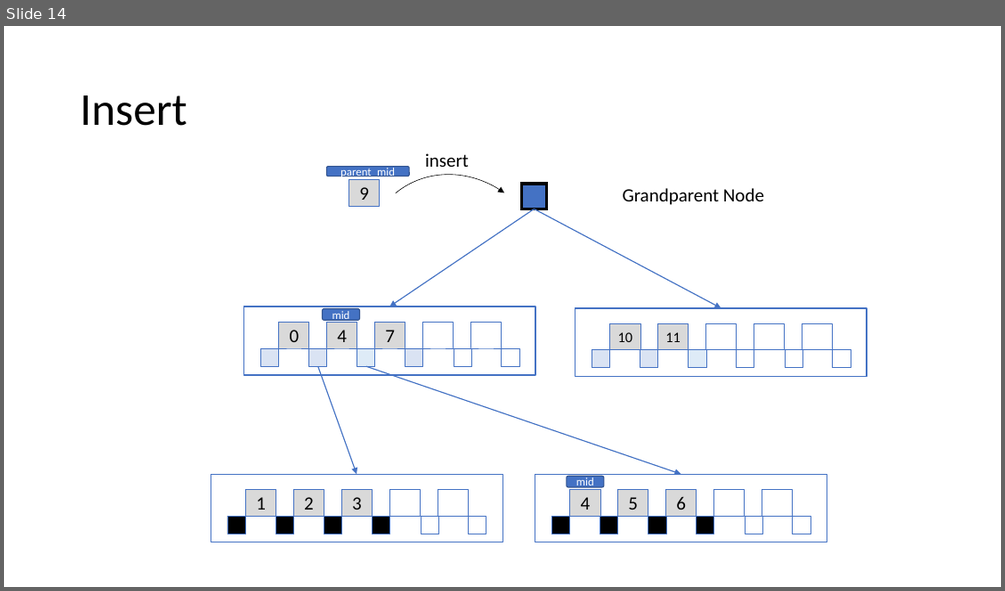
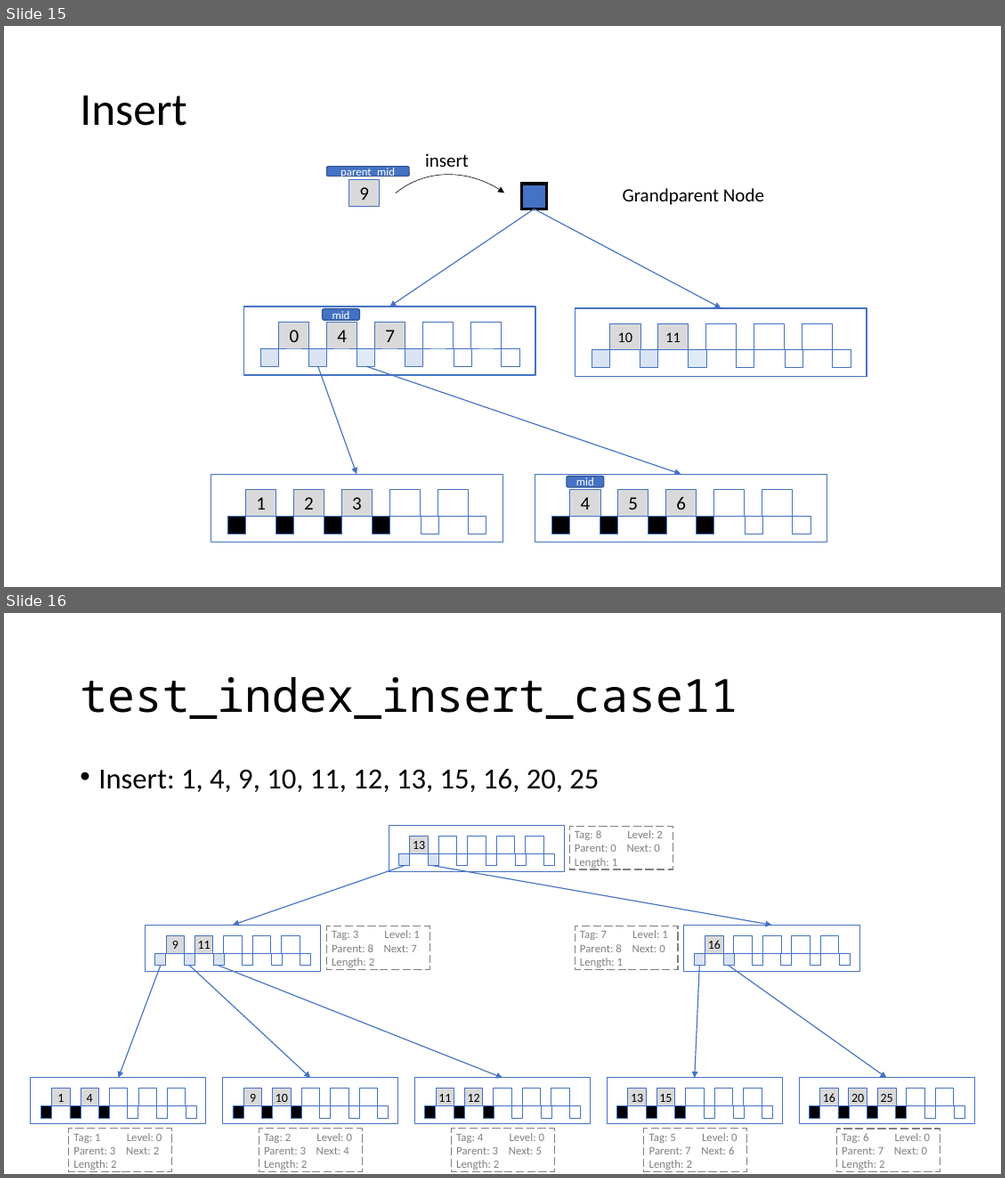
Before and after one commit to az801590/FacileDB, a slide deck: FacileDB.pptx. Shown one above the other, each under a label of ours: slide 14 before the commit, slides 15 and 16 after it. The pictures are 1005x591 and 1005x1178 pixels, drawn with LibreOffice and Linux fonts; fonts in the diff are those of the drawing. Boxes give left, top, right and bottom in pixels: in the first picture for what was removed or moved away, otherwise in the second. Text is boxed around its words. In the diff, an @@ line names an element or a change of style, - is before the commit and + after.

Commit message:
restructure search function and create testcases for insertion

```diff
--- a/FacileDB.pptx
+++ b/FacileDB.pptx
@@ slide 16 added at bbox=[4, 613, 1001, 1174], background #FFFFFF @@
@@ title added at bbox=[80, 677, 737, 719], 44 pt, text #000000 @@
+test_index_insert_case11
@@ text added at bbox=[98, 769, 599, 792], 28 pt, text #000000 @@
+• Insert: 1, 4, 9, 10, 11, 12, 13, 15, 16, 20, 25
@@ rectangle added at bbox=[569, 826, 672, 869], fill #FFFFFF, outline #808080 1 pt dashed, 11 pt, text #808080 @@
+Tag: 8 Level: 2
+Parent: 0 Next: 0
+Length: 1
@@ arrow added from (404, 866) to (233, 925), #4472C4 1 pt @@
@@ arrow added from (433, 866) to (772, 925), #4472C4 1 pt @@
@@ group added at bbox=[389, 826, 565, 872]: 12 rectangles @@
+13
@@ rectangle added at bbox=[326, 926, 429, 970], fill #FFFFFF, outline #808080 1 pt dashed, 11 pt, text #808080 @@
+Tag: 3 Level: 1
+Parent: 8 Next: 7
+Length: 2
@@ rectangle added at bbox=[574, 926, 678, 970], fill #FFFFFF, outline #808080 1 pt dashed, 11 pt, text #808080 @@
+Tag: 7 Level: 1
+Parent: 8 Next: 0
+Length: 1
@@ group added at bbox=[146, 925, 321, 971]: 12 rectangles @@
+9
+11
@@ group added at bbox=[684, 925, 859, 971]: 12 rectangles @@
+16
@@ arrow added from (161, 965) to (119, 1078), #4472C4 1 pt @@
@@ arrow added from (189, 965) to (310, 1078), #4472C4 1 pt @@
@@ arrow added from (218, 965) to (502, 1078), #4472C4 1 pt @@
@@ arrow added from (699, 965) to (695, 1078), #4472C4 1 pt @@
@@ arrow added from (728, 965) to (886, 1078), #4472C4 1 pt @@
@@ group added at bbox=[31, 1078, 207, 1124]: 12 rectangles @@
+1
+4
@@ group added at bbox=[223, 1078, 399, 1124]: 12 rectangles @@
+9
+10
@@ group added at bbox=[414, 1078, 591, 1124]: 12 rectangles @@
+11
+12
@@ group added at bbox=[607, 1078, 783, 1124]: 12 rectangles @@
+13
+15
@@ group added at bbox=[799, 1078, 975, 1124]: 12 rectangles @@
+16
+20
+25
@@ rectangle added at bbox=[68, 1128, 171, 1172], fill #FFFFFF, outline #808080 1 pt dashed, 11 pt, text #808080 @@
+Tag: 1 Level: 0
+Parent: 3 Next: 2
+Length: 2
@@ rectangle added at bbox=[259, 1128, 362, 1172], fill #FFFFFF, outline #808080 1 pt dashed, 11 pt, text #808080 @@
+Tag: 2 Level: 0
+Parent: 3 Next: 4
+Length: 2
@@ rectangle added at bbox=[451, 1128, 554, 1172], fill #FFFFFF, outline #808080 1 pt dashed, 11 pt, text #808080 @@
+Tag: 4 Level: 0
+Parent: 3 Next: 5
+Length: 2
@@ rectangle added at bbox=[644, 1128, 747, 1172], fill #FFFFFF, outline #808080 1 pt dashed, 11 pt, text #808080 @@
+Tag: 5 Level: 0
+Parent: 7 Next: 6
+Length: 2
@@ rectangle added at bbox=[837, 1128, 940, 1172], fill #FFFFFF, outline #808080 1 pt dashed, 11 pt, text #808080 @@
+Tag: 6 Level: 0
+Parent: 7 Next: 0
+Length: 2
@@ what was slide 14 is now slide 15 @@
```
Also in this commit, not shown: 1 other slide added, 4 other files.
